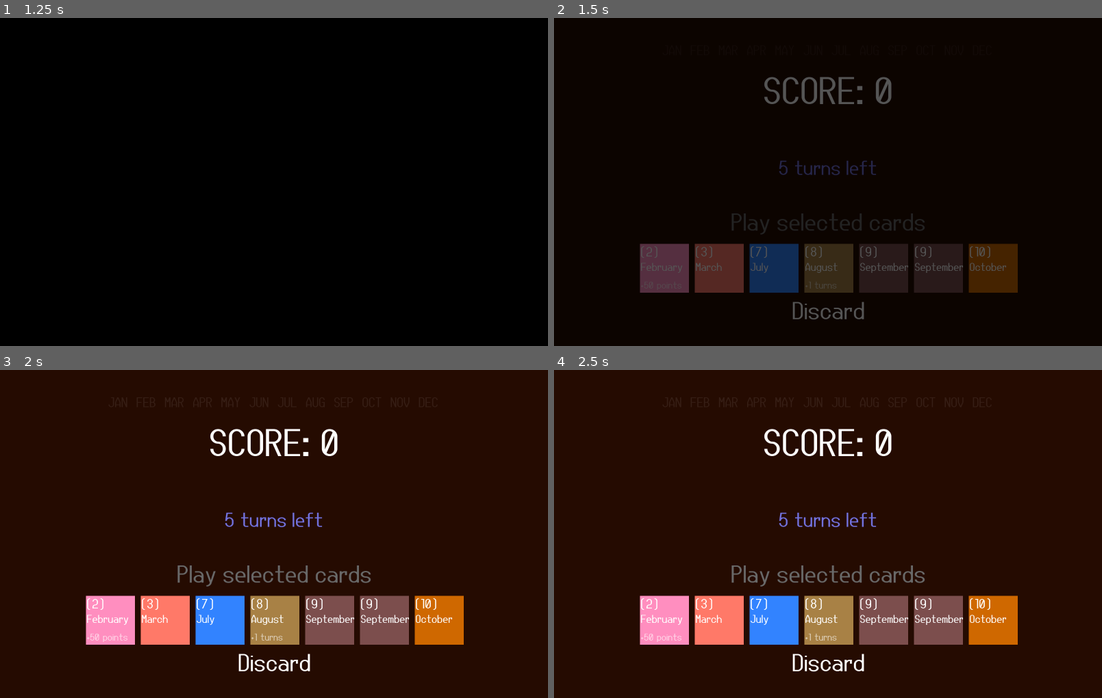
Above: before the commit, frames 1-4 (two rows, left to right).
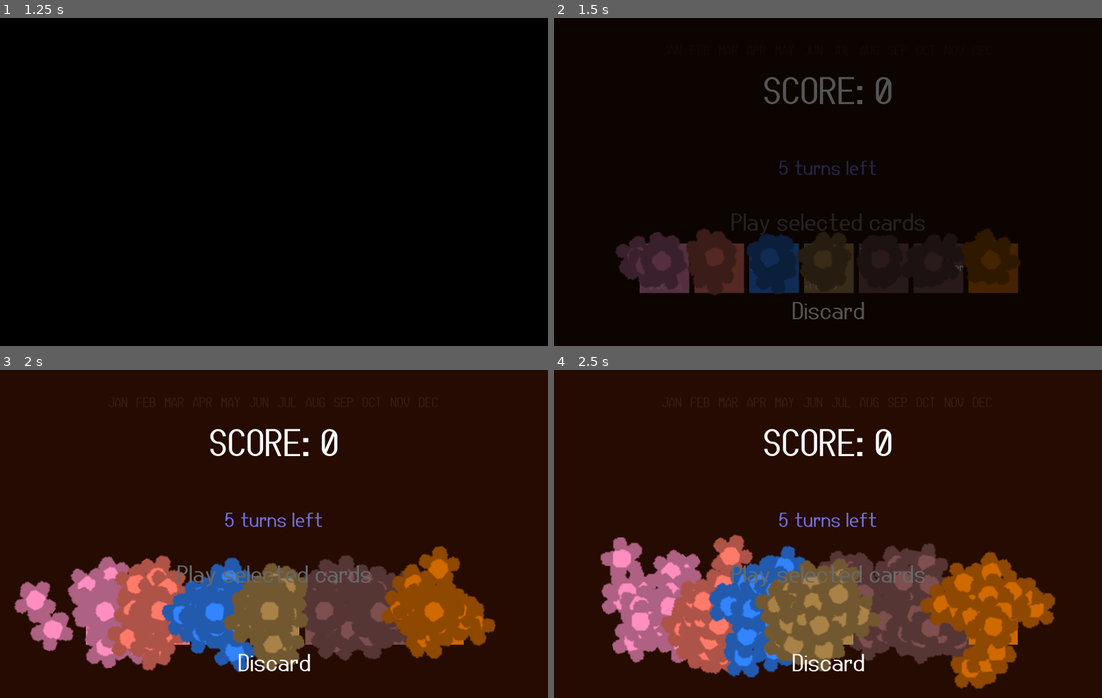
Above: after the commit, the same moments.

Repository: markeryjane/seeker
Game: Godot game, scene res://scenes/title_screen.tscn
Same seed, same stepped clock (60 frames per second), same inputs: the game is played once before the commit and once after it.
Inputs:
- Up to frame 1 (1.25 s): tap Space at 0.5 s; hold Right (ui_right) from 0.53 s (still down); tap Z (discard) at 0.6 s; tap Enter (ui_accept) at 0.77 s
- Up to frame 2 (1.5 s): release Right (ui_right) at 1.28 s; hold Down (ui_down) from 1.28 s (still down); tap X (play_hand) at 1.35 s
- Up to frame 3 (2 s): keep holding Down (ui_down); tap Enter (ui_accept) at 1.52 s
- Up to frame 4 (2.5 s): release Down (ui_down) at 2.03 s; hold Right (ui_right) from 2.03 s (still down); tap Z (discard) at 2.1 s

Frame 1 is identical in both runs. In frame 2, 4.5% of the frame differs, in the area x 11-85%, y 64-85%; in frame 3, 20%; in frame 4, 24%, in the area x 8-92%, y 50-98%.

Commit message:
particle add

Diff:
--- a/base_card.gd
+++ b/base_card.gd
@@ -74,6 +74,15 @@
 	reset_pop()
 
 
+	var tween = get_tree().create_tween()
+	tween.tween_property(self, "scale", Vector2(0,0), .001)
+	tween.tween_property(self, "scale", Vector2(.8,.8), .3)
+
+	$Node2D/CPUParticles2D.emitting = true
+	var month_colors = ["#0091de", "#ff8ec0", "#ff7a69", "#61f2ce", "#f5d67d", "#ff0a37", "#3284ff", "#a88246", "#7d4f4e", "#d06900", "#b63900", "#2a4fff"]
+	$Node2D/CPUParticles2D.color = month_colors[month-1]
+
+
 # Called every frame. 'delta' is the elapsed time since the previous frame.
 func _process(delta: float) -> void:
 	selected_icon.visible = selected
--- a/card_base.tscn
+++ b/card_base.tscn
@@ -1,8 +1,9 @@
-[gd_scene load_steps=10 format=3 uid="uid://f28lgpoq2hdn"]
+[gd_scene load_steps=11 format=3 uid="uid://f28lgpoq2hdn"]
 
 [ext_resource type="Script" path="res://base_card.gd" id="1_envtt"]
 [ext_resource type="FontVariation" uid="uid://xindnjsr4tie" path="res://fonts/jupiteroid_font.tres" id="2_8n5eh"]
 [ext_resource type="Script" path="res://selected_icon.gd" id="3_jt4sv"]
+[ext_resource type="PackedScene" uid="uid://qkf0swbtalhw" path="res://particles.tscn" id="4_wfteq"]
 
 [sub_resource type="Animation" id="Animation_gw7wm"]
 length = 0.001
@@ -220,3 +221,5 @@
 libraries = {
 "": SubResource("AnimationLibrary_572q1")
 }
+
+[node name="Node2D" parent="." instance=ExtResource("4_wfteq")]
--- /dev/null
+++ b/particles.tscn
@@ -0,0 +1,21 @@
+[gd_scene load_steps=2 format=3 uid="uid://qkf0swbtalhw"]
+
+[ext_resource type="Texture2D" uid="uid://dylfu8sbqbrxi" path="res://sprites/flowerparticle.png" id="1_34ek7"]
+
+[node name="Node2D" type="Node2D"]
+
+[node name="CPUParticles2D" type="CPUParticles2D" parent="."]
+emitting = false
+amount = 30
+one_shot = true
+texture = ExtResource("1_34ek7")
+direction = Vector2(0, 0)
+spread = 180.0
+gravity = Vector2(0, 0)
+initial_velocity_min = 141.37
+initial_velocity_max = 359.64
+angular_velocity_max = 628.63
+angle_min = -720.0
+angle_max = 720.0
+scale_amount_min = 5.0
+scale_amount_max = 5.0
Binary file added: sprites/flowerparticle.png
Not shown, added: sprites/flowerparticle.png.import
Not shown, changed: .DS_Store
